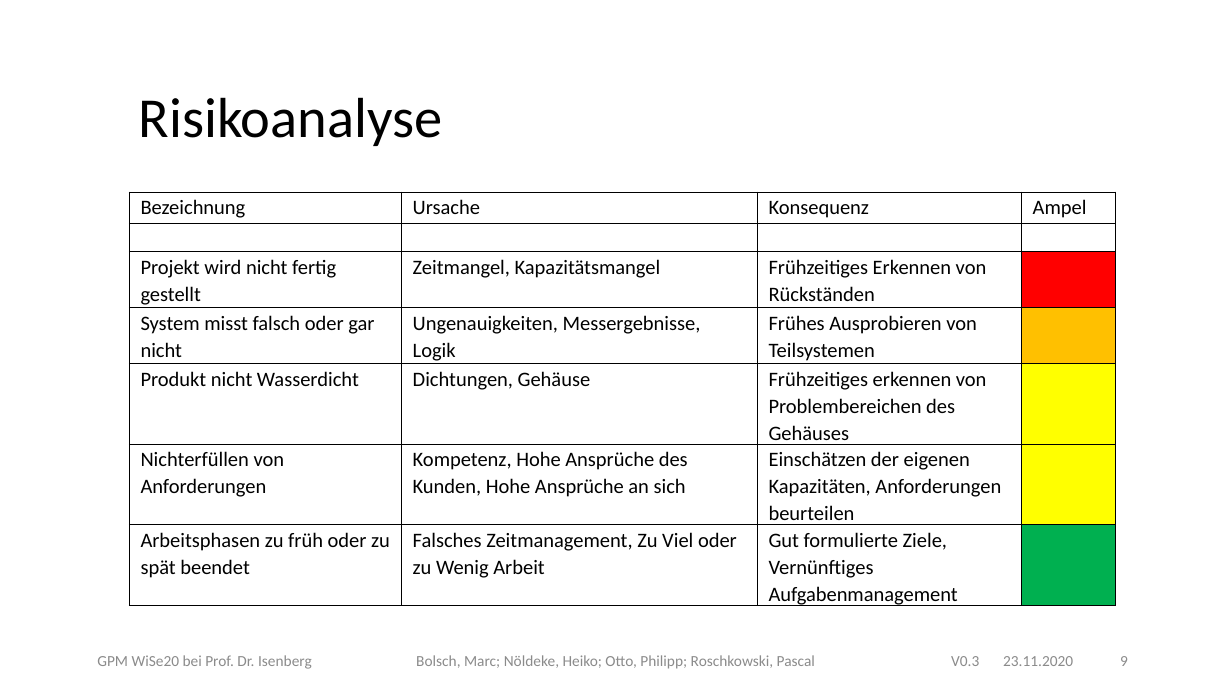
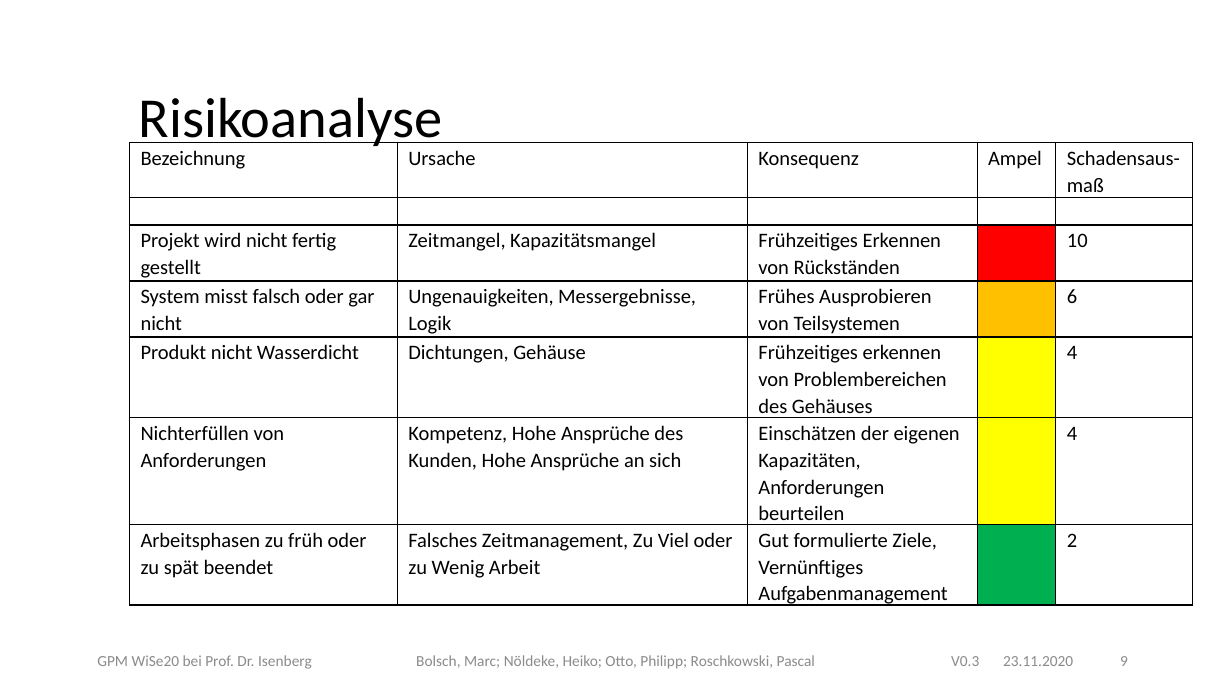
Before and after one commit to plastikpamaro/bachelorprojekt2020, a slide deck: slide 9 of 20-11-23_Statusbericht/20WiSe-GPM LightingSharks TND v0.1.pptx. Drawn at 1232x693 pixels with LibreOffice and Linux fonts; fonts in the diff are those of the drawing; background and template pictures are left out. Boxes give left, top, right and bottom in pixels: in the first picture for what was removed or moved away, otherwise in the second. Text is boxed around its words. In the diff, an @@ line names an element or a change of style, - is before the commit and + after.

```diff
--- a/20-11-23_Statusbericht/20WiSe-GPM LightingSharks TND v0.1.pptx
+++ b/20-11-23_Statusbericht/20WiSe-GPM LightingSharks TND v0.1.pptx
@@ table at [129, 143, 1193, 610] @@
+column 5: Schadensaus-maß |  | 10 | 6 | 4 | 4 | 2
@@ table: place and size @@
-table at [129, 192, 1116, 610]
+table at [129, 143, 1193, 610]
```
Also in this commit, not shown: 1 other slide changed, 1 slide added, 1 other file.
